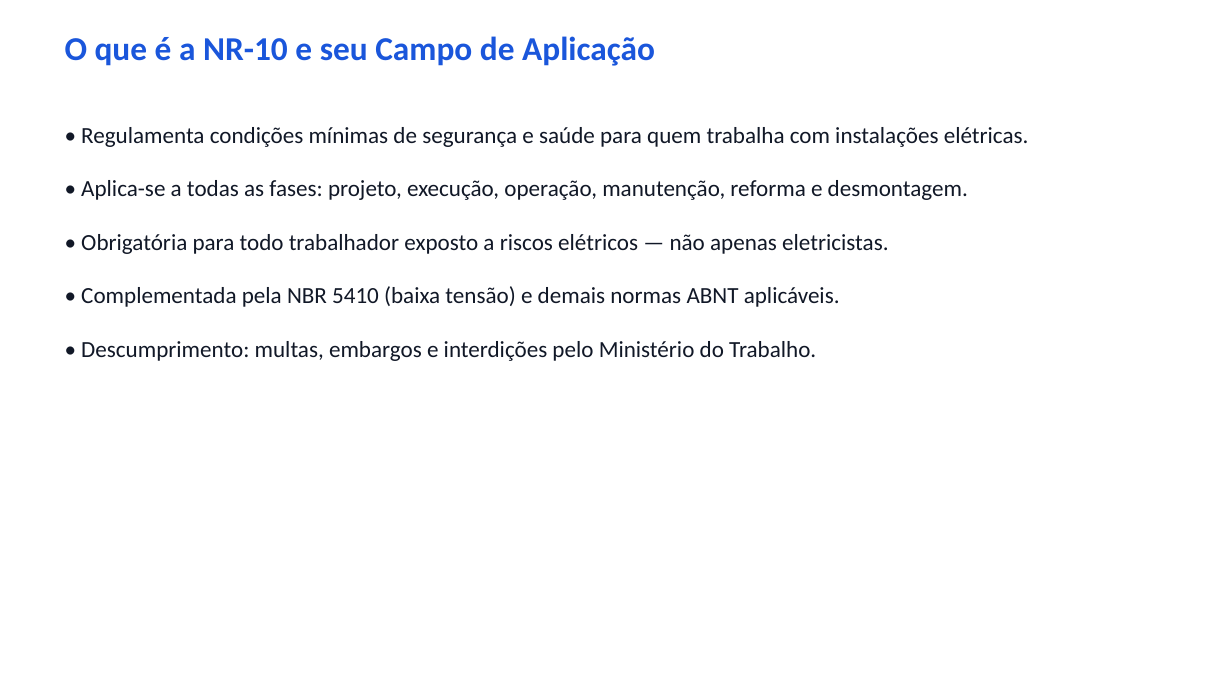
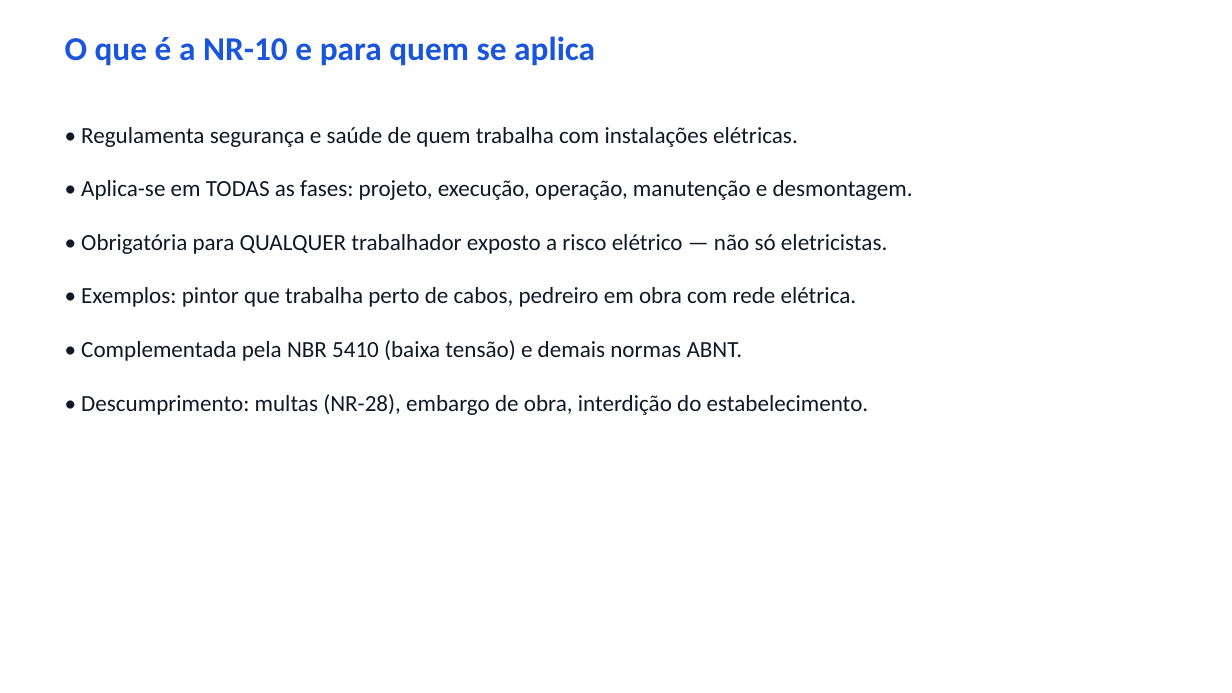
Before and after one commit to sanicolauvix/quiz-nr, a slide deck: slide 2 of 04_NR10.pptx. Drawn at 1232x693 pixels with LibreOffice and Linux fonts; fonts in the diff are those of the drawing. Boxes give left, top, right and bottom in pixels: in the first picture for what was removed or moved away, otherwise in the second. Text is boxed around its words. In the diff, an @@ line names an element or a change of style, - is before the commit and + after.

```diff
--- a/04_NR10.pptx
+++ b/04_NR10.pptx
@@ text at [65, 36, 595, 66]: text changed @@
-O que é a NR-10 e seu Campo de Aplicação
+O que é a NR-10 e para quem se aplica
@@ text at [81, 127, 798, 147]: text changed @@
-• Regulamenta condições mínimas de segurança e saúde para quem trabalha com instalações elétricas.
+• Regulamenta segurança e saúde de quem trabalha com instalações elétricas.
@@ text at [81, 180, 913, 200]: text changed @@
-• Aplica-se a todas as fases: projeto, execução, operação, manutenção, reforma e desmontagem.
+• Aplica-se em TODAS as fases: projeto, execução, operação, manutenção e desmontagem.
@@ text at [81, 234, 887, 254]: text changed @@
-• Obrigatória para todo trabalhador exposto a riscos elétricos — não apenas eletricistas.
+• Obrigatória para QUALQUER trabalhador exposto a risco elétrico — não só eletricistas.
@@ text added at [81, 287, 857, 307], 18 pt, text #111827 @@
+• Exemplos: pintor que trabalha perto de cabos, pedreiro em obra com rede elétrica.
@@ text at [81, 340, 743, 361]: text changed @@
-• Complementada pela NBR 5410 (baixa tensão) e demais normas ABNT aplicáveis.
+• Complementada pela NBR 5410 (baixa tensão) e demais normas ABNT.
@@ text at [81, 394, 869, 415]: text changed @@
-• Descumprimento: multas, embargos e interdições pelo Ministério do Trabalho.
+• Descumprimento: multas (NR-28), embargo de obra, interdição do estabelecimento.
```
Also in this commit, not shown: 8 other slides changed, 6 slides added, 1 slide removed, 7 other files.
